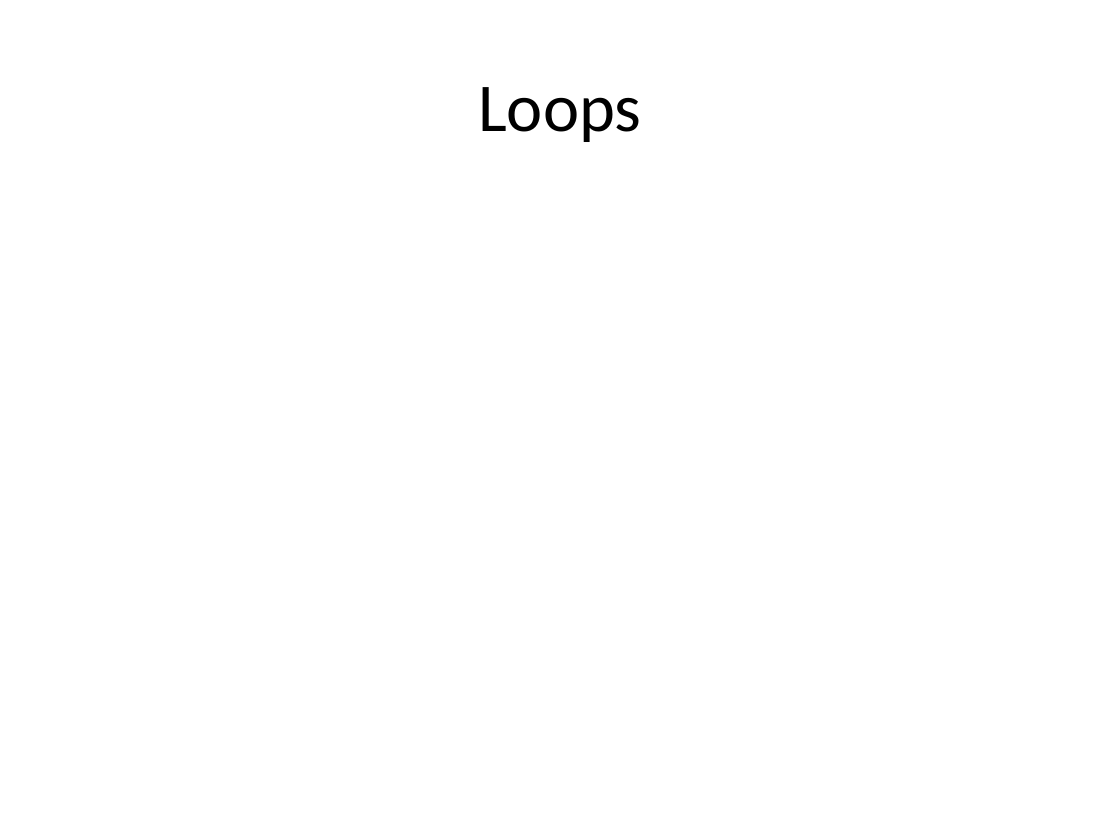
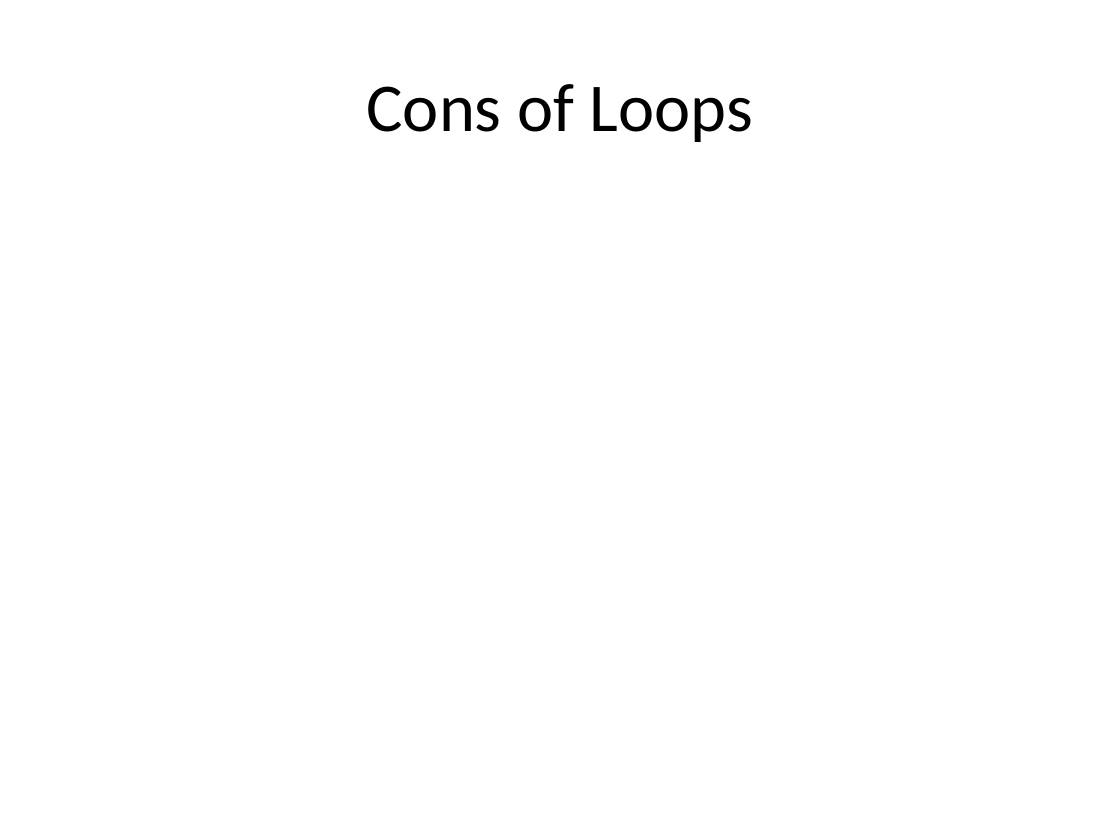
Before and after one commit to jmgraham30/SWBmodules, a slide deck: slide 9 of slides/iteration_with_purrr.pptx (slide 6 before the commit). Drawn at 1120x840 pixels with LibreOffice and Linux fonts; fonts in the diff are those of the drawing. Boxes give left, top, right and bottom in pixels: in the first picture for what was removed or moved away, otherwise in the second. Text is boxed around its words. In the diff, an @@ line names an element or a change of style, - is before the commit and + after.

```diff
--- a/slides/iteration_with_purrr.pptx
+++ b/slides/iteration_with_purrr.pptx
@@ title at bbox=[367, 84, 753, 142]: text changed @@
-Loops
+Cons of Loops
```
Also in this commit, not shown: 1 slide added, 1 other file.
